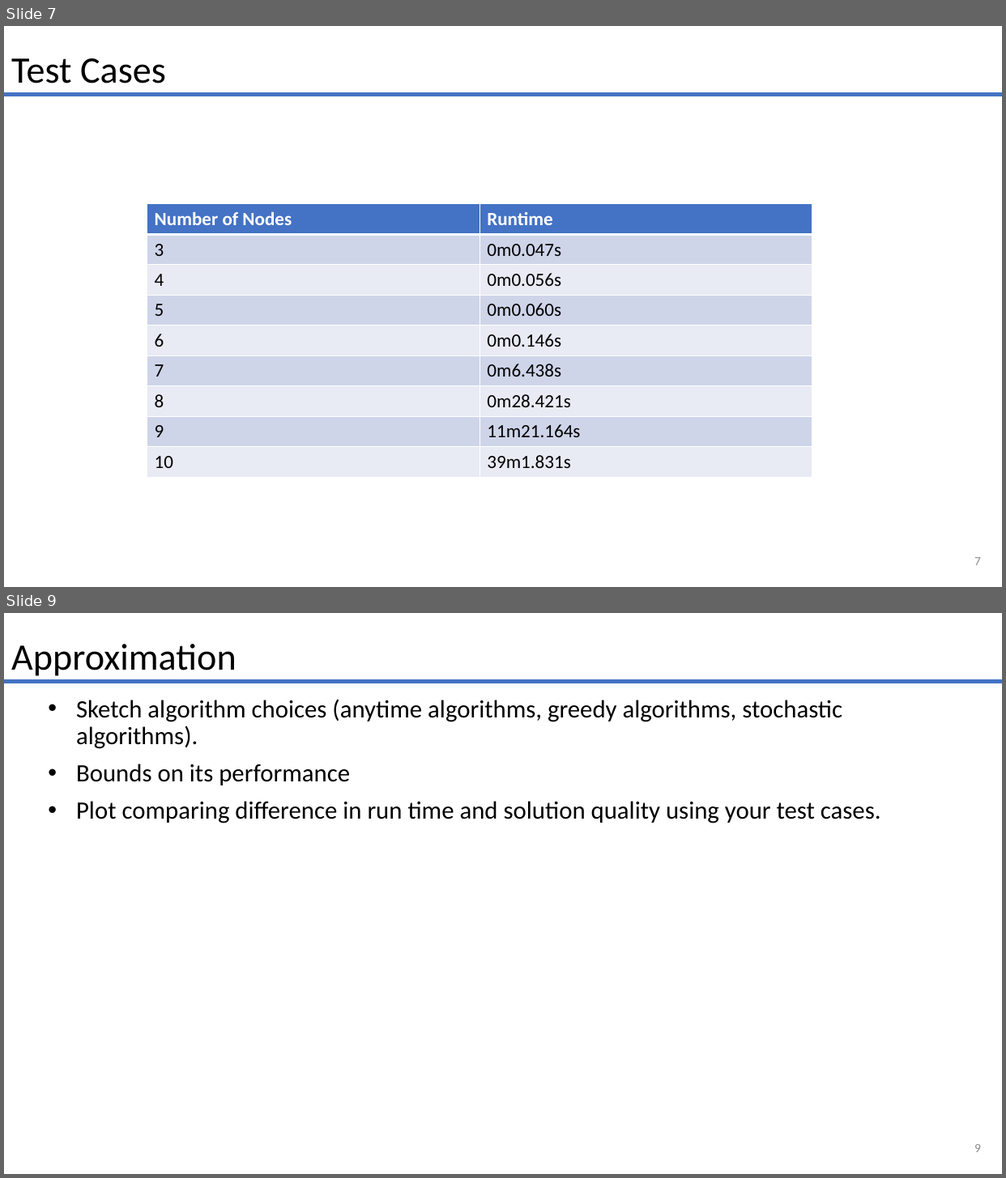
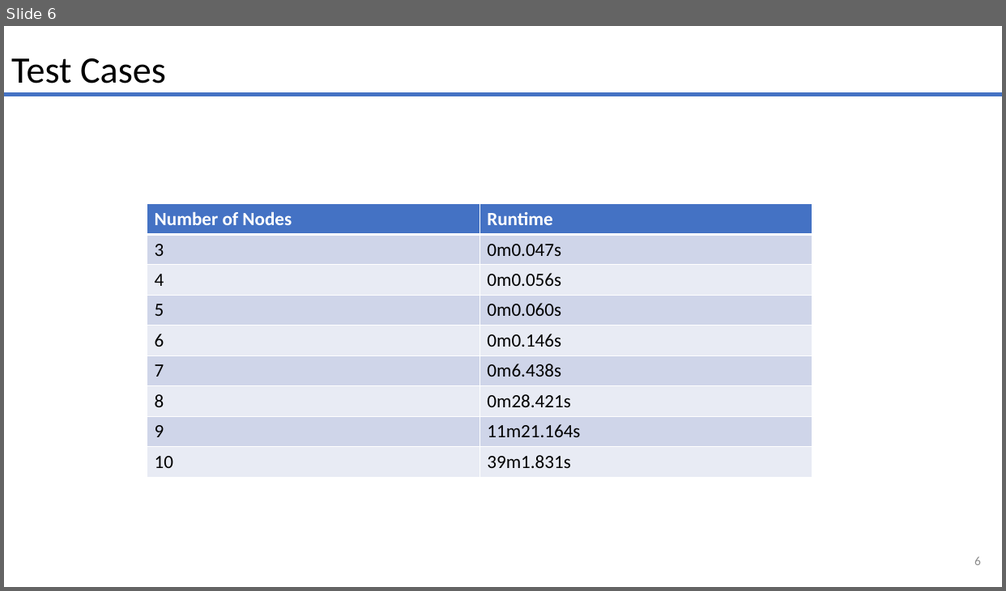
Before and after one commit to smit36jm/CS412-NP_COMPLETE, a slide deck: presentations/problem_presentation.pptx. Shown one above the other, each under a label of ours: slides 7 and 9 before the commit, slide 6 after it; the slides between them are not shown. The pictures are 1006x1178 and 1006x591 pixels, drawn with LibreOffice and Linux fonts; fonts in the diff are those of the drawing. Boxes give left, top, right and bottom in pixels: in the first picture for what was removed or moved away, otherwise in the second. Text is boxed around its words. In the diff, an @@ line names an element or a change of style, - is before the commit and + after.

```diff
--- a/presentations/problem_presentation.pptx
+++ b/presentations/problem_presentation.pptx
@@ slide 9 removed at (4, 613, 1002, 1174), background #FFFFFF @@
@@ text removed at (11, 644, 236, 676) @@
-Approximation
@@ line removed from (4, 682) to (1002, 682) @@
@@ text removed at (76, 699, 881, 824) @@
-• Sketch algorithm choices (anytime algorithms, greedy algorithms, stochastic algorithms).
-• Bounds on its performance
-• Plot comparing difference in run time and solution quality using your test cases.
@@ page number removed at (974, 1144, 981, 1152) @@
-9
@@ what was slide 7 is now slide 6 @@
@@ page number at (974, 557, 981, 565): text changed @@
-7
+6
```
Also in this commit, not shown: 1 slide changed, 2 other slides removed.
